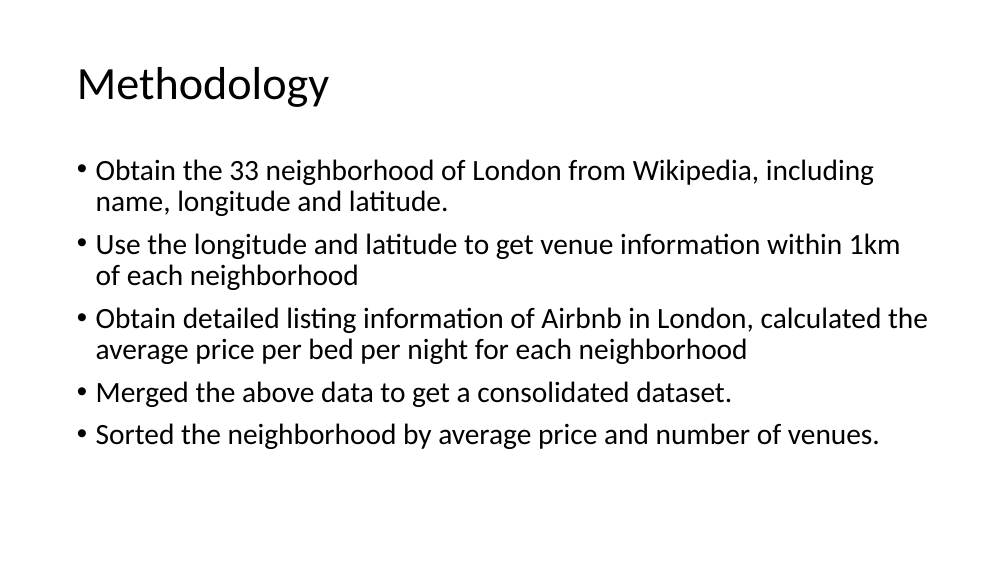
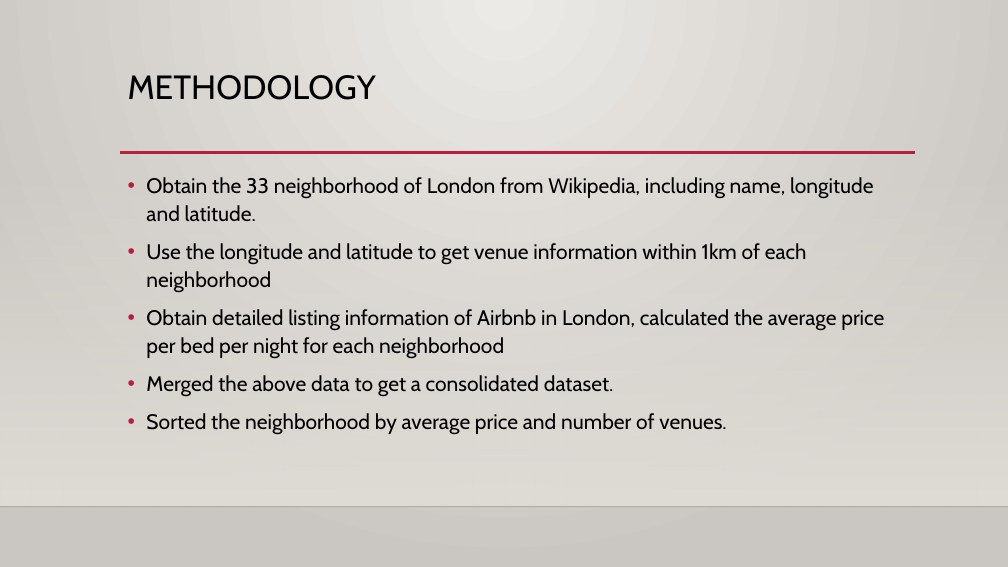
Before and after one commit to szwzy/ADSCapstone, a slide deck: slide 4 of London Analysis for Airbnb.pptx. Drawn at 1008x567 pixels with LibreOffice and Linux fonts; fonts in the diff are those of the drawing; background and template pictures are left out. Boxes give left, top, right and bottom in pixels: in the first picture for what was removed or moved away, otherwise in the second. Text is boxed around its words. In the diff, an @@ line names an element or a change of style, - is before the commit and + after.

```diff
--- a/London Analysis for Airbnb.pptx
+++ b/London Analysis for Airbnb.pptx
@@ background #FFFFFF to gradient #ECEAE7 to #CAC7C1 @@
@@ title "METHODOLOGY" at box(128, 75, 376, 100): vertical alignment middle to top @@
@@ title at box(128, 75, 376, 100): text changed; size 44 to 32 pt; font Calibri to Cabin @@
-Methodology
+METHODOLOGY
@@ rectangle added at box(0, 167, 1008, 507), fill gradient #DFDBD5 @@
@@ text "Obtain the 33 neighborhood of ...": place and size @@
-text "Obtain the 33 neighborhood of ..." at box(96, 159, 928, 449)
+text "Obtain the 33 neighborhood of ..." at box(146, 177, 884, 435)
@@ text "Obtain the 33 neighborhood of ..." at box(146, 177, 884, 435): size 28 to 20 pt, font Calibri to Cabin; line spacing 0.9 to 1.1 @@
@@ line added from (120, 153) to (915, 153), #B71E42 2.5 pt @@
@@ line added from (0, 507) to (1008, 507), #000001 1 pt @@
```
Also in this commit, not shown: 5 other slides changed.
